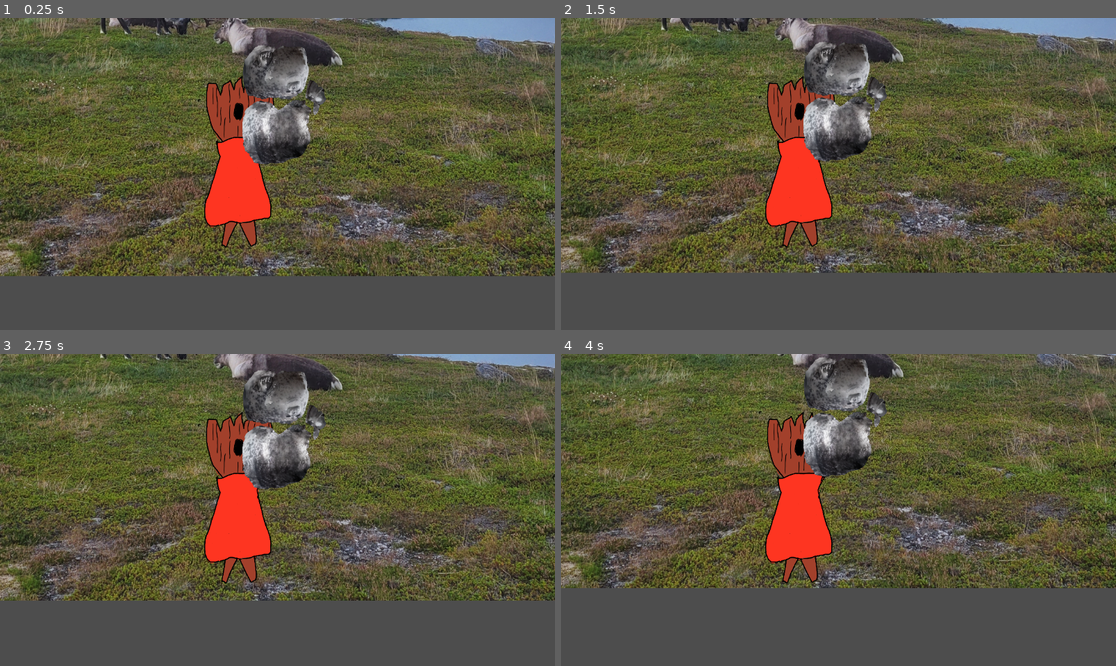
Above: before the commit, frames 1-4 (two rows, left to right).
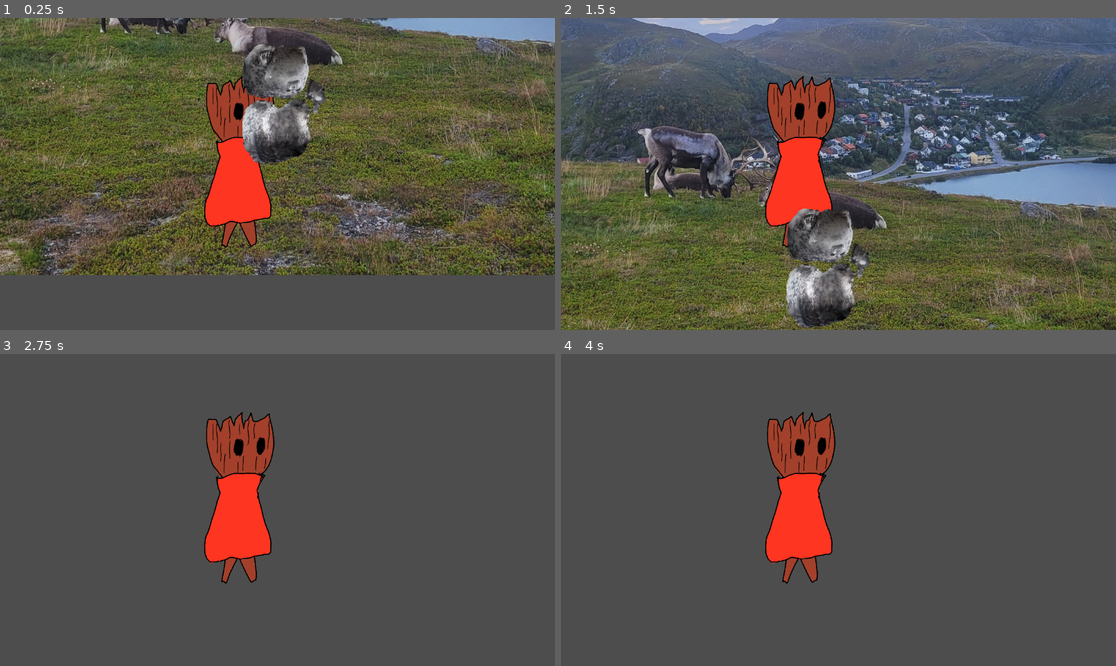
Above: after the commit, the same moments.

Repository: Q1-Studios/TreeVolution
Game: Godot game, scene res://src/scenes/map.tscn
Same seed, same stepped clock (60 frames per second), same inputs: the game is played once before the commit and once after it.
Inputs:
- Up to frame 1 (0.25 s): no input
- Up to frame 2 (1.5 s): hold D (moveRight, bound only after the commit) 0.53-1.28 s; tap Up (jump, bound only after the commit) at 0.6, 0.77, 1.07, 1.35 s; hold A (moveLeft, bound only after the commit) from 1.28 s (still down)
- Up to frame 3 (2.75 s): tap Up (jump, bound only after the commit) at 1.52, 1.82, 2.1 s; release A (moveLeft, bound only after the commit) at 2.03 s; hold D (moveRight, bound only after the commit) from 2.03 s (still down)
- Up to frame 4 (4 s): tap Up (jump, bound only after the commit) at 2.85, 3.02, 3.32, 3.6, 3.77 s; release D (moveRight, bound only after the commit) at 3.53 s; hold A (moveLeft, bound only after the commit) from 3.53 s (still down)

The runs differ from the first frame. In frame 1, 22% of the frame differs, in the area x 0-100%, y 0-83%; in frame 2, 85%, in the area x 0-100%, y 0-100%; in frame 3, 60%; in frame 4, 57%.

Commit message:
add basic movement #rocket

Diff:
--- a/project.godot
+++ b/project.godot
@@ -15,6 +15,28 @@
 config/features=PackedStringArray("4.6", "Forward Plus")
 config/icon="uid://drhnifrhvuhjd"
 
+[input]
+
+moveRight={
+"deadzone": 0.2,
+"events": [Object(InputEventKey,"resource_local_to_scene":false,"resource_name":"","device":-1,"window_id":0,"alt_pressed":false,"shift_pressed":false,"ctrl_pressed":false,"meta_pressed":false,"pressed":false,"keycode":0,"physical_keycode":68,"key_label":0,"unicode":100,"location":0,"echo":false,"script":null)
+, Object(InputEventKey,"resource_local_to_scene":false,"resource_name":"","device":-1,"window_id":0,"alt_pressed":false,"shift_pressed":false,"ctrl_pressed":false,"meta_pressed":false,"pressed":false,"keycode":0,"physical_keycode":4194321,"key_label":0,"unicode":0,"location":0,"echo":false,"script":null)
+]
+}
+jump={
+"deadzone": 0.2,
+"events": [Object(InputEventKey,"resource_local_to_scene":false,"resource_name":"","device":-1,"window_id":0,"alt_pressed":false,"shift_pressed":false,"ctrl_pressed":false,"meta_pressed":false,"pressed":false,"keycode":0,"physical_keycode":4194320,"key_label":0,"unicode":0,"location":0,"echo":false,"script":null)
+, Object(InputEventKey,"resource_local_to_scene":false,"resource_name":"","device":-1,"window_id":0,"alt_pressed":false,"shift_pressed":false,"ctrl_pressed":false,"meta_pressed":false,"pressed":false,"keycode":0,"physical_keycode":87,"key_label":0,"unicode":119,"location":0,"echo":false,"script":null)
+, Object(InputEventKey,"resource_local_to_scene":false,"resource_name":"","device":-1,"window_id":0,"alt_pressed":false,"shift_pressed":false,"ctrl_pressed":false,"meta_pressed":false,"pressed":false,"keycode":0,"physical_keycode":32,"key_label":0,"unicode":32,"location":0,"echo":false,"script":null)
+]
+}
+moveLeft={
+"deadzone": 0.2,
+"events": [Object(InputEventKey,"resource_local_to_scene":false,"resource_name":"","device":-1,"window_id":0,"alt_pressed":false,"shift_pressed":false,"ctrl_pressed":false,"meta_pressed":false,"pressed":false,"keycode":0,"physical_keycode":65,"key_label":0,"unicode":97,"location":0,"echo":false,"script":null)
+, Object(InputEventKey,"resource_local_to_scene":false,"resource_name":"","device":-1,"window_id":0,"alt_pressed":false,"shift_pressed":false,"ctrl_pressed":false,"meta_pressed":false,"pressed":false,"keycode":0,"physical_keycode":4194319,"key_label":0,"unicode":0,"location":0,"echo":false,"script":null)
+]
+}
+
 [physics]
 
 3d/physics_engine="Jolt Physics"
--- a/src/scripts/playerMovement.gd
+++ b/src/scripts/playerMovement.gd
@@ -5,18 +5,19 @@
 @export var model_container : Node3D
 
 @export_group("Running")
-@export var max_speed := 10.0
-@export var acceleration := 50.0
-@export var deceleration := 70.0
+@export var max_speed := 100.0
+@export var acceleration := 500.0
+@export var deceleration := 700.0
+@export var autoDeceleration := 200.0
 
 @export_group("Jump")
 @export var allowDoubleJump := true
-@export var jumpForce := 12.0
-@export var airAcceleration := 20.0
-@export var airDeceleration := 10.0
+@export var jumpForce := 300.0
+@export var airAcceleration := 200.0
+@export var airDeceleration := 100.0
 
 @export_group("La Physics")
-@export var gravitationalConstant = 9.81
+@export var gravitationalConstant = 98.1
 
 # Called when the node enters the scene tree for the first time.
 func _ready() -> void:
@@ -24,9 +25,21 @@
 
 func _physics_process(delta: float) -> void:
 	_simulate_gravity(delta)
+	_handleInput(delta)
 
 	player.move_and_slide()
 
 
+func _handleInput(delta: float) -> void:
+	var direction = Input.get_axis("moveLeft", "moveRight")
+	if direction:
+		player.velocity.x = direction * max_speed
+	else:
+		player.velocity.x = move_toward(player.velocity.x, 0, autoDeceleration)
+
+	if Input.is_action_just_pressed("jump"):
+		player.velocity.y -= jumpForce
+
+
 func _simulate_gravity(delta: float) -> void:
 	player.velocity += gravitationalConstant*delta*Vector2.DOWN
